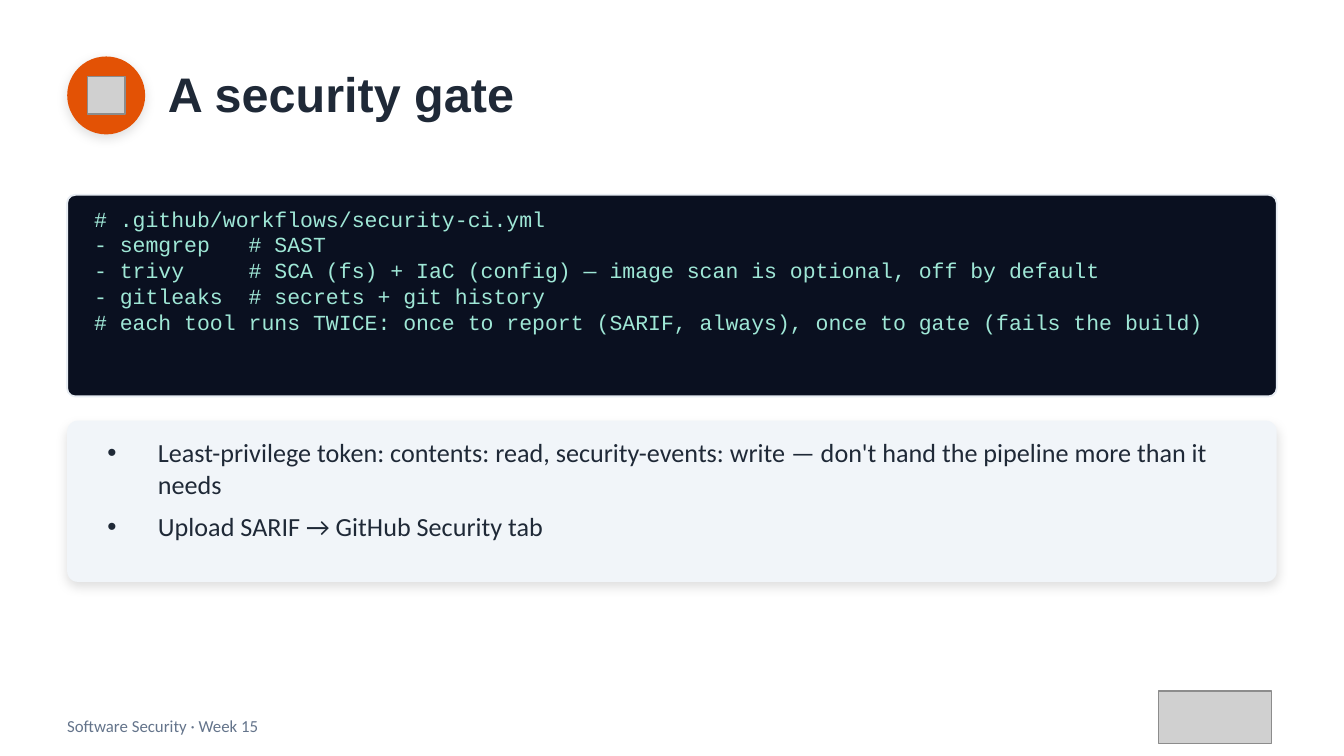
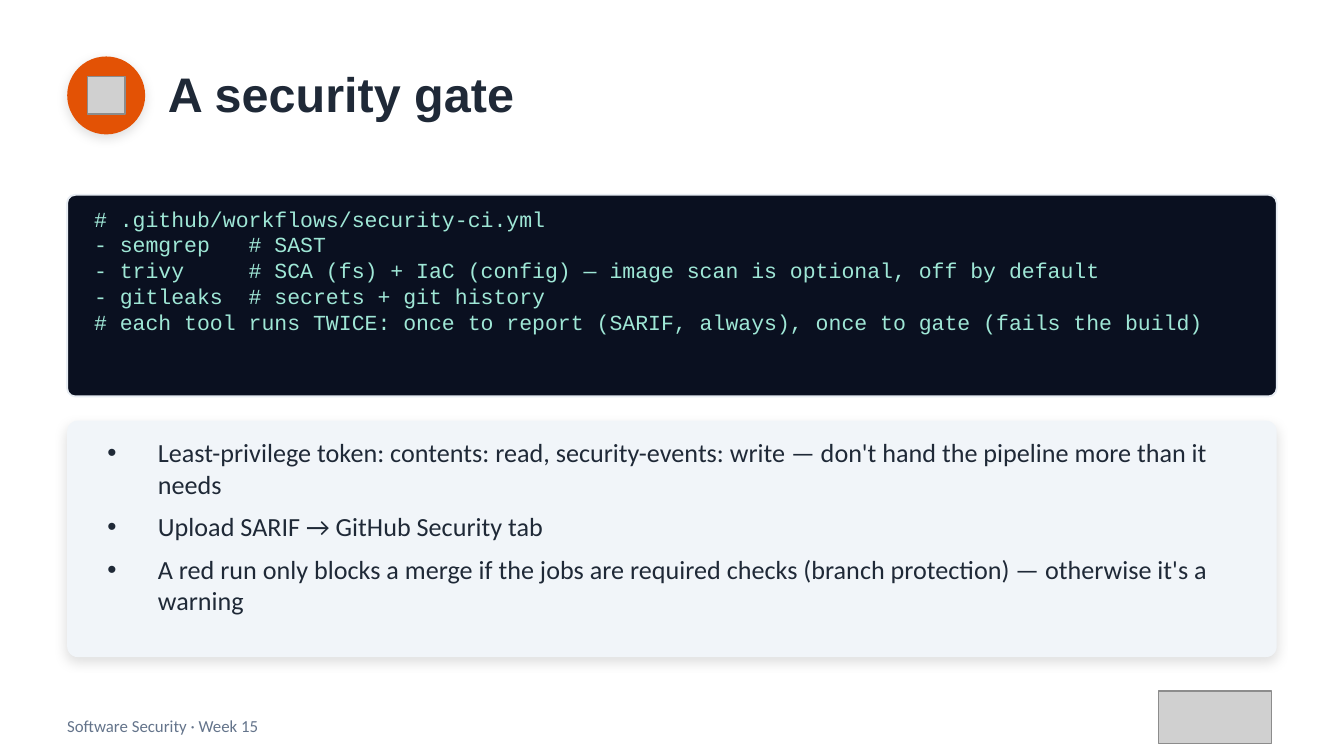
Before and after one commit to 6631503001/software-security, a slide deck: slide 6 of slides/pptx/week15.pptx (slide 5 before the commit). Drawn at 1344x756 pixels with LibreOffice and Linux fonts; fonts in the diff are those of the drawing; grey boxes stand for pictures. Boxes give left, top, right and bottom in pixels: in the first picture for what was removed or moved away, otherwise in the second. Text is boxed around its words. In the diff, an @@ line names an element or a change of style, - is before the commit and + after.

```diff
--- a/slides/pptx/week15.pptx
+++ b/slides/pptx/week15.pptx
@@ rounded rectangle: place and size @@
-rounded rectangle at [67, 421, 1277, 582]
+rounded rectangle at [67, 421, 1277, 657]
@@ rounded rectangle at [67, 421, 1277, 657]: proportions changed @@
@@ text at [158, 560, 1207, 615]: paragraph added @@
+• A red run only blocks a merge if the jobs are required checks (branch protection) — otherwise it's a warning
```
Also in this commit, not shown: 2 other slides changed, 1 slide added, 30 other files.
